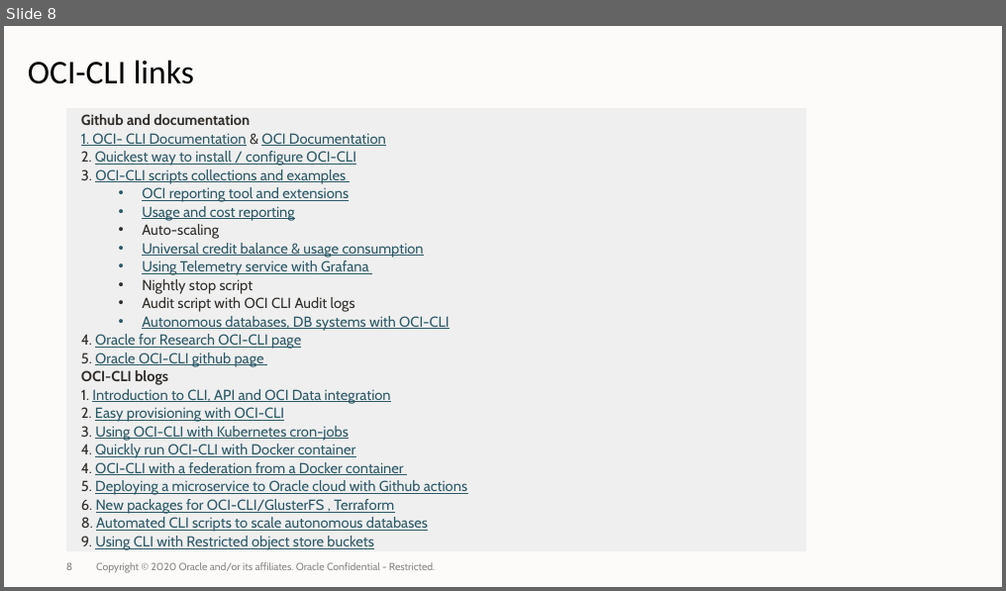
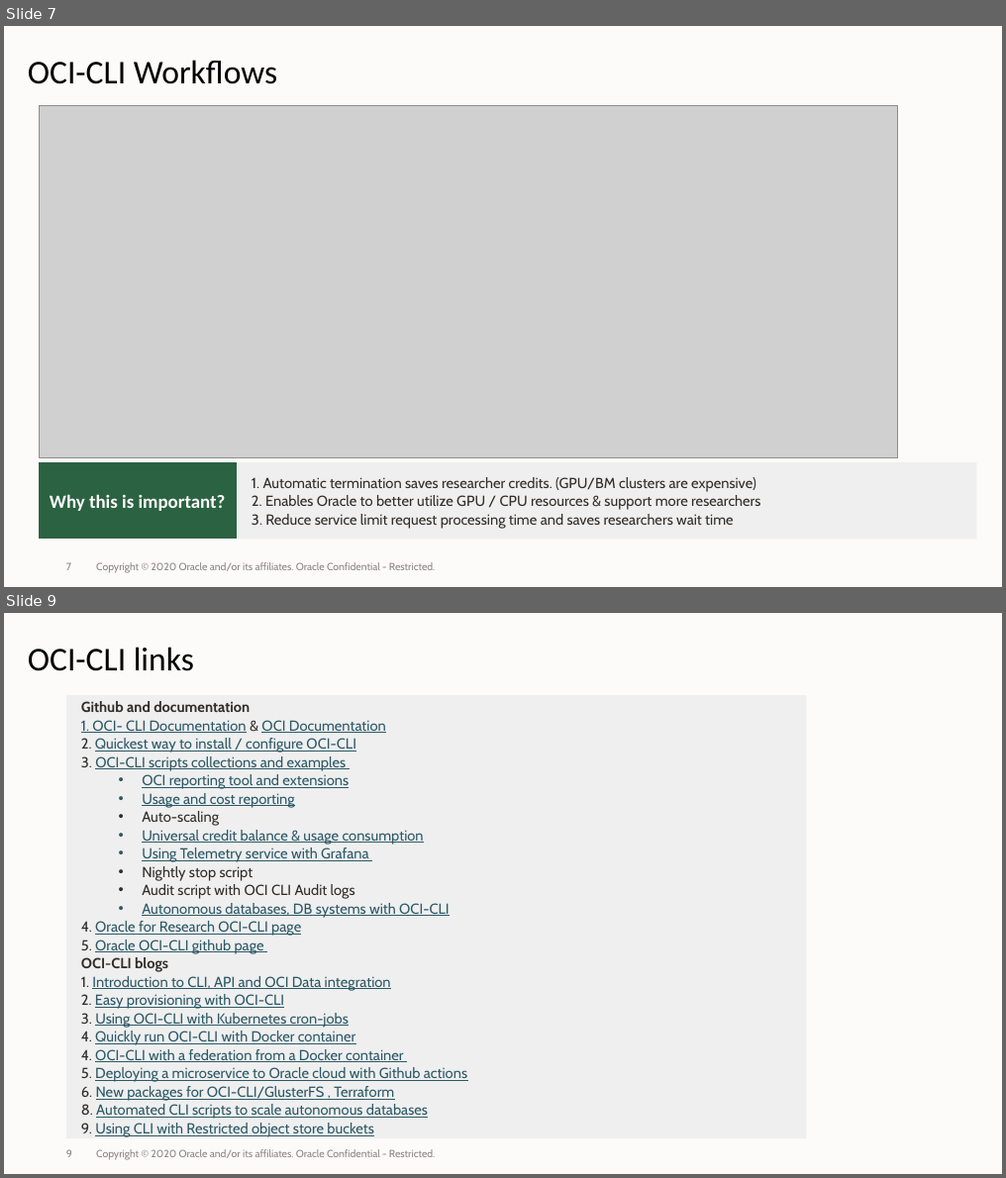
Before and after one commit to OracleForResearch/Technology-Talk, a slide deck: OFRTechnologyTalk-11132020.pptx. Shown one above the other, each under a label of ours: slide 8 before the commit, slides 7 and 9 after it; the slides between them are not shown. The pictures are 1006x591 and 1006x1178 pixels, drawn with LibreOffice and Linux fonts; fonts in the diff are those of the drawing; grey boxes stand for pictures; background and template pictures are left out. Boxes give left, top, right and bottom in pixels: in the first picture for what was removed or moved away, otherwise in the second. Text is boxed around its words. In the diff, an @@ line names an element or a change of style, - is before the commit and + after.

```diff
--- a/OFRTechnologyTalk-11132020.pptx
+++ b/OFRTechnologyTalk-11132020.pptx
@@ slide 7 added at (4,26,1002,587), background #FCFBFA @@
@@ text added at (28,60,277,84), 32 pt, text #000000 @@
+OCI-CLI Workflows
@@ picture added at (40,105,898,458) @@
@@ rectangle added at (38,463,237,540), fill #2B6242, outline #FCFBFA 1 pt, 18 pt, text #FCFBFA, bold @@
+Why this is important?
@@ rectangle added at (237,463,977,540), fill #EFEFEF, 14 pt, text #312D2A @@
+1. Automatic termination saves researcher credits. (GPU/BM clusters are expensive)
+2. Enables Oracle to better utilize GPU / CPU resources & support more researchers
+3. Reduce service limit request processing time and saves researchers wait time
@@ page number added at (66,563,71,570), 10 pt, text #8B8580 @@
+7
@@ text added at (96,563,435,573), 10 pt, text #8B8580 @@
+Copyright © 2020 Oracle and/or its affiliates. Oracle Confidential - Restricted.
@@ what was slide 8 is now slide 9 @@
```
Also in this commit, not shown: 4 slides changed.
